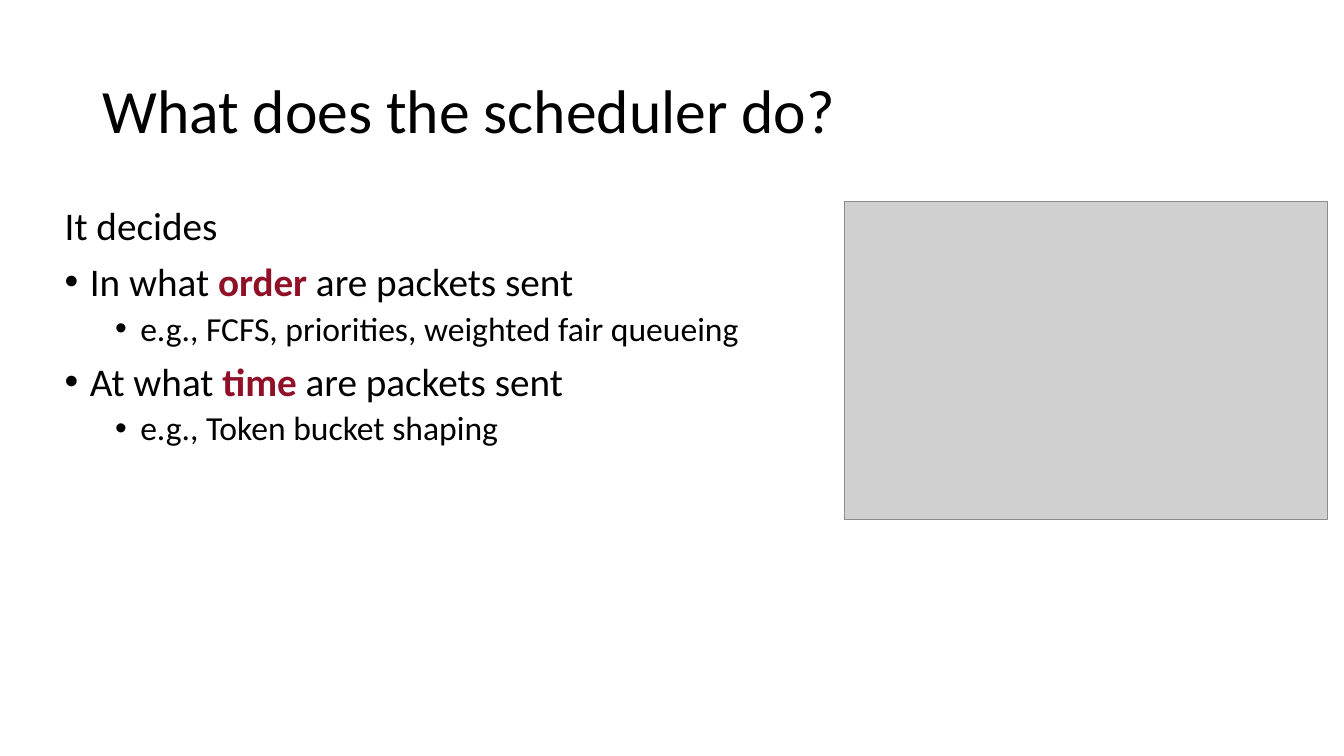
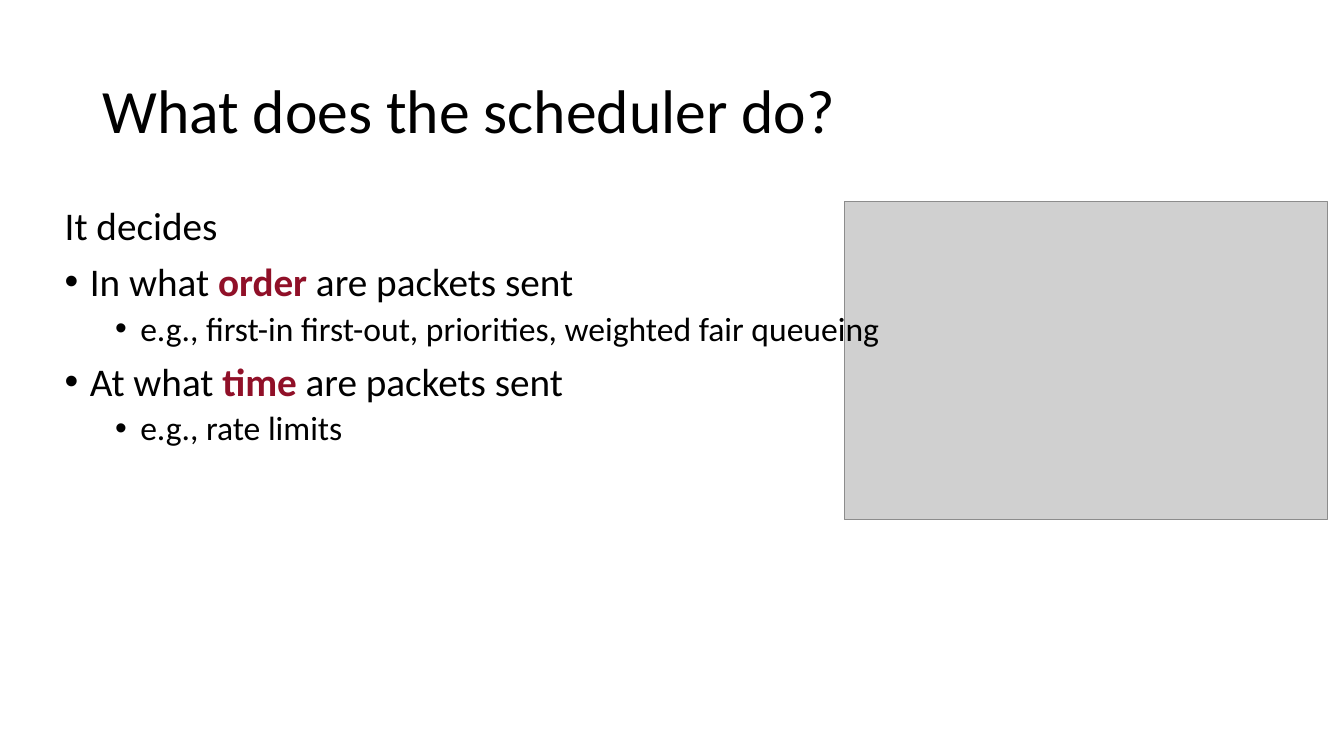
Before and after one commit to anirudhSK/pifo-domino-marple-ppts, a slide deck: slide 10 of combined_domino_pifo.pptx. Drawn at 1344x756 pixels with LibreOffice and Linux fonts; fonts in the diff are those of the drawing; grey boxes stand for pictures. Boxes give left, top, right and bottom in pixels: in the first picture for what was removed or moved away, otherwise in the second. Text is boxed around its words. In the diff, an @@ line names an element or a change of style, - is before the commit and + after.

```diff
--- a/combined_domino_pifo.pptx
+++ b/combined_domino_pifo.pptx
@@ text at (140, 313, 878, 349): text changed @@
-  • e.g., FCFS, priorities, weighted fair queueing
+  • e.g., first-in first-out, priorities, weighted fair queueing
@@ text at (140, 416, 342, 446): text changed @@
-  • e.g., Token bucket shaping
+  • e.g., rate limits
```
Also in this commit, not shown: 23 other slides changed, 6 slides added, 4 slides removed.
